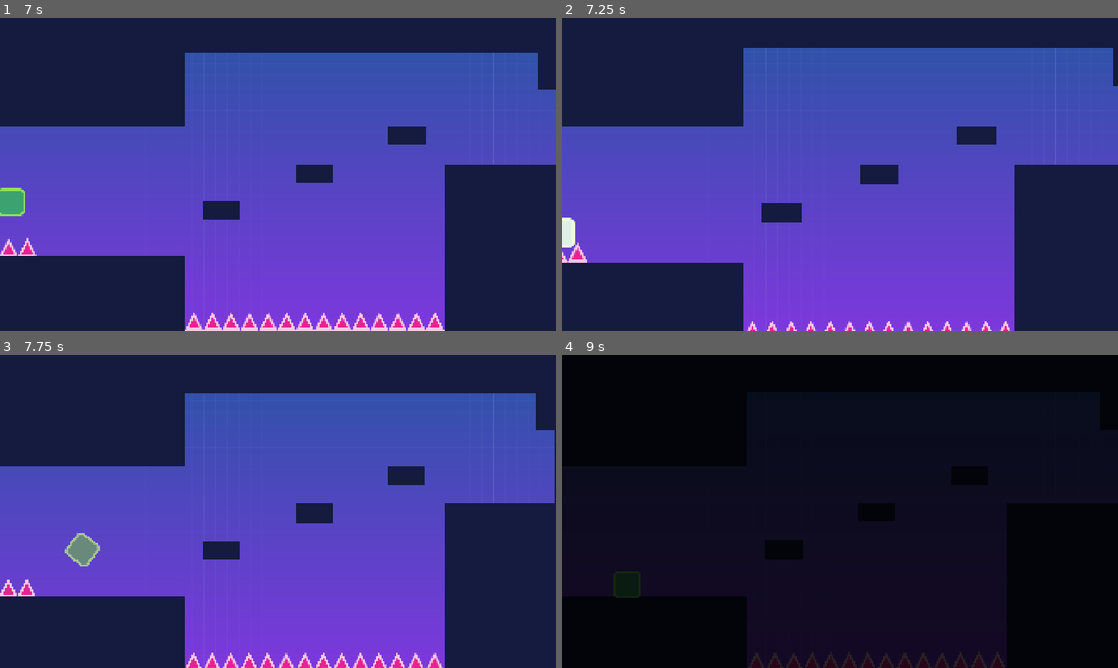
Above: before the commit, frames 1-4 (two rows, left to right).
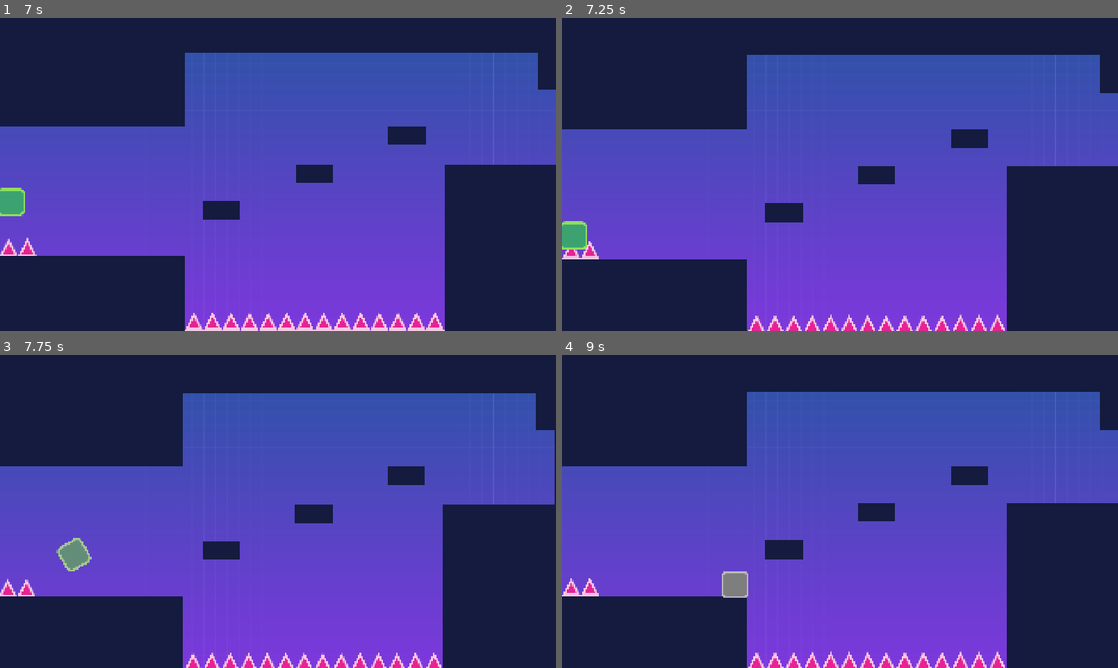
Above: after the commit, the same moments.

Repository: noor-shalaby/solid-ground
Game: Godot game, scene res://scenes/ui/main_menu.tscn
Same seed, same stepped clock (60 frames per second), same inputs: the game is played once before the commit and once after it. Sound files missing from this copy of the repository are replaced by a short silence.
Inputs (mouse positions are in pixels of both pictures, inside the frame that each line leads up to):
- Up to frame 1 (7 s): click "Play" at 0.5 s; tap Enter (ui_accept) at 1.25 s; move the mouse to (305, 174) at 1.27 s; hold Up (ui_up) 1.28-6.53 s; tap W (jump) at 1.52, 2.27, 3.77, 4.52, 5.27, 6.77 s; move the mouse to (250, 174) at 2.02 s; move the mouse to (289, 168) at 2.77 s; move the mouse to (272, 180) at 3.52 s; move the mouse to (316, 177) at 4.27 s; move the mouse to (233, 171) at 5.02 s; move the mouse to (283, 174) at 5.77 s; move the mouse to (255, 168) at 6.52 s; hold A (left) from 6.53 s (still down)
- Up to frame 2 (7.25 s): keep holding A (left)
- Up to frame 3 (7.75 s): move the mouse to (305, 511) at 7.27 s; release A (left) at 7.28 s; hold Up (ui_up) from 7.28 s (still down); tap W (jump) at 7.52 s
- Up to frame 4 (9 s): keep holding Up (ui_up); move the mouse to (812, 511) at 8.02 s; tap W (jump) at 8.27 s; tap Enter (ui_accept) at 8.75 s; move the mouse to (851, 505) at 8.77 s

Frame 1 is identical in both runs. In frame 2, 5.6% of the frame differs, in the area x 0-100%, y 9-100%; in frame 3, 1.3%; in frame 4, 100%, in the area x 0-100%, y 0-100%.

Commit message:
Shrink the collision shape of all spikes

Diff:
--- a/scenes/objects/spike.tscn
+++ b/scenes/objects/spike.tscn
@@ -5,7 +5,7 @@
 [ext_resource type="AudioStream" uid="uid://b55x2rgif0nsf" path="res://assets/audio/fire_1.wav" id="3_d2mqm"]
 
 [sub_resource type="RectangleShape2D" id="RectangleShape2D_u4qhk"]
-size = Vector2(128, 64)
+size = Vector2(128, 48)
 
 [sub_resource type="Animation" id="Animation_cnqie"]
 length = 0.001
@@ -229,6 +229,7 @@
 texture = ExtResource("2_d2mqm")
 
 [node name="CollisionShape2D" type="CollisionShape2D" parent="."]
+position = Vector2(0, 8)
 shape = SubResource("RectangleShape2D_u4qhk")
 
 [node name="PopSound" type="AudioStreamPlayer2D" parent="."]
